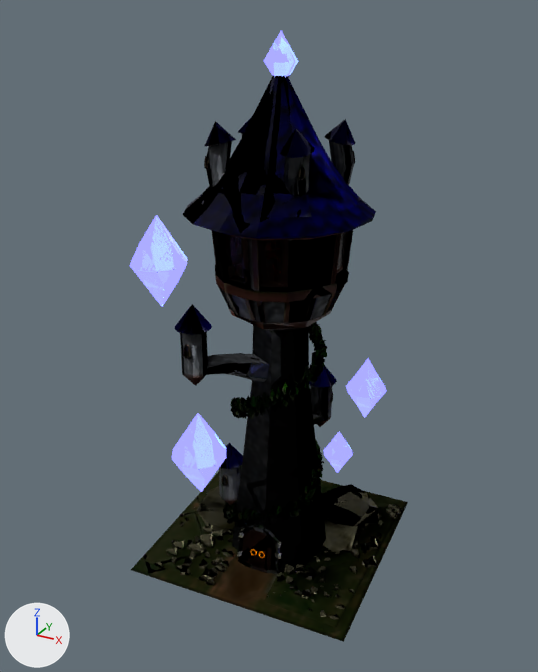
The glTF model apps/client/src/assets/converted/buildings/mage.glb as it was, and as the next commit left it.
Rendered twice from a 50 mm camera at (0.0456, 0.05455, 0.05726) aimed at (0.03732, 0.0696, 0.04974). Every picture has the same lights, and +X, +Y and +Z are marked at lower left. The picture after the commit comes second. Where no turn or scale is listed for an object, it has been applied to the vertices.

Script lines for the objects in view, before the commit:
```python
ob_gem1_crystal_0 = bpy.data.objects.new('Gem1_Crystal_0', me_gem1_crystal_0)
ob_gem1_crystal_0.location = (0.03836, 0.07191, 0.04534)
ob_gem2_crystal_0 = bpy.data.objects.new('Gem2_Crystal_0', me_gem2_crystal_0)
ob_gem2_crystal_0.location = (0.03727, 0.06642, 0.04805)
ob_gem3_crystal_0 = bpy.data.objects.new('Gem3_Crystal_0', me_gem3_crystal_0)
ob_gem3_crystal_0.location = (0.03933, 0.07134, 0.04796)
ob_gem4_crystal_0 = bpy.data.objects.new('Gem4_Crystal_0', me_gem4_crystal_0)
ob_gem4_crystal_0.location = (0.03515, 0.06813, 0.05176)
ob_mage_tower_crystal_0 = bpy.data.objects.new('Mage_Tower_Crystal_0', me_mage_tower_crystal_0)
ob_mage_tower_crystal_0.location = (0.03738, 0.07004, 0.05621)
ob_mage_tower_lvl4_0 = bpy.data.objects.new('Mage_Tower_LVL4_0', me_mage_tower_lvl4_0)
ob_mage_tower_lvl4_0.location = (0.03728, 0.07019, 0.04957)
ob_mage_tower_window_0 = bpy.data.objects.new('Mage_Tower_Window_0', me_mage_tower_window_0)
ob_mage_tower_window_0.location = (0.03755, 0.07005, 0.04947)
```
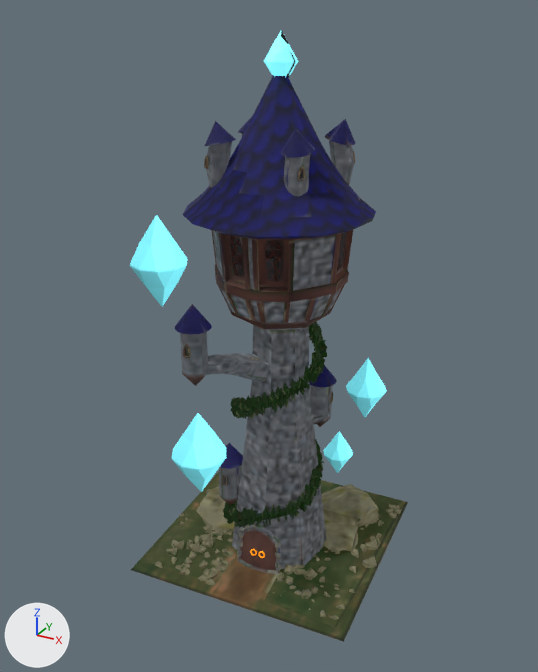
The newer file is also rescaled (x258.9), turned or shifted as a whole; pictures and numbers use the older file's frame.

Edits to the bpy script that builds the scene:
```text
Change img_image_2:
    img_image_2: load_image('Image_2', '_unpacked/Image_2', 256, 256, 'sRGB') -> load_image('Image_2', '_unpacked/Image_2', 256, 256, 'Non-Color')
Change img_image_3:
    img_image_3: load_image('Image_3', '_unpacked/Image_3', 256, 256, 'Non-Color') -> load_image('Image_3', '_unpacked/Image_3', 256, 256, 'sRGB')
Change img_image_6:
    img_image_6: load_image('Image_6', '_unpacked/Image_6', 256, 256, 'Non-Color') -> load_image('Image_6', '_unpacked/Image_6', 256, 256, 'sRGB')
Change mat_team_roof:
    remove # nodes: BsdfPrincipled, Math, NormalMap, OutputMaterial, SeparateColor, TexImage x4
    nodes: BsdfPrincipled, NormalMap, OutputMaterial, TexImage x3
    remove # uses the picture img_image_1
    remove # uses the picture img_image_3
Change mat_lvl4:
    remove # nodes: BsdfPrincipled, NormalMap, OutputMaterial, SeparateColor, TexImage x3
    remove # uses the picture img_image_4
    nodes: BsdfPrincipled, NormalMap, OutputMaterial, TexImage x3
    uses the picture img_image_3
    remove # uses the picture img_image_6
Change mat_window:
    remove # nodes: BsdfPrincipled, Math, OutputMaterial, TexImage
    remove # uses the picture img_image_7
    nodes: BsdfPrincipled, Math, OutputMaterial, TexImage x2
    uses the picture img_image_6
```

Where the change shows, as pixel boxes (x1, y1, x2, y2) in the pictures (538 x 672 px):
'Mage_Tower_LVL4_0', surface changed (lighter)
    both: (131, 75, 408, 642)
'Gem4_Crystal_0', surface changed (blue to cyan)
    both: (130, 215, 188, 307)
'Gem2_Crystal_0', surface changed (blue to cyan)
    both: (172, 413, 226, 492)
'Gem3_Crystal_0', surface changed (blue to cyan)
    both: (346, 358, 387, 418)
'Mage_Tower_Window_0', surface changed
    both: (230, 75, 346, 521)
'Mage_Tower_Crystal_0', surface changed (blue to cyan)
    both: (264, 31, 298, 78)
'Gem1_Crystal_0', surface changed (blue to cyan)
    both: (323, 431, 353, 473)
